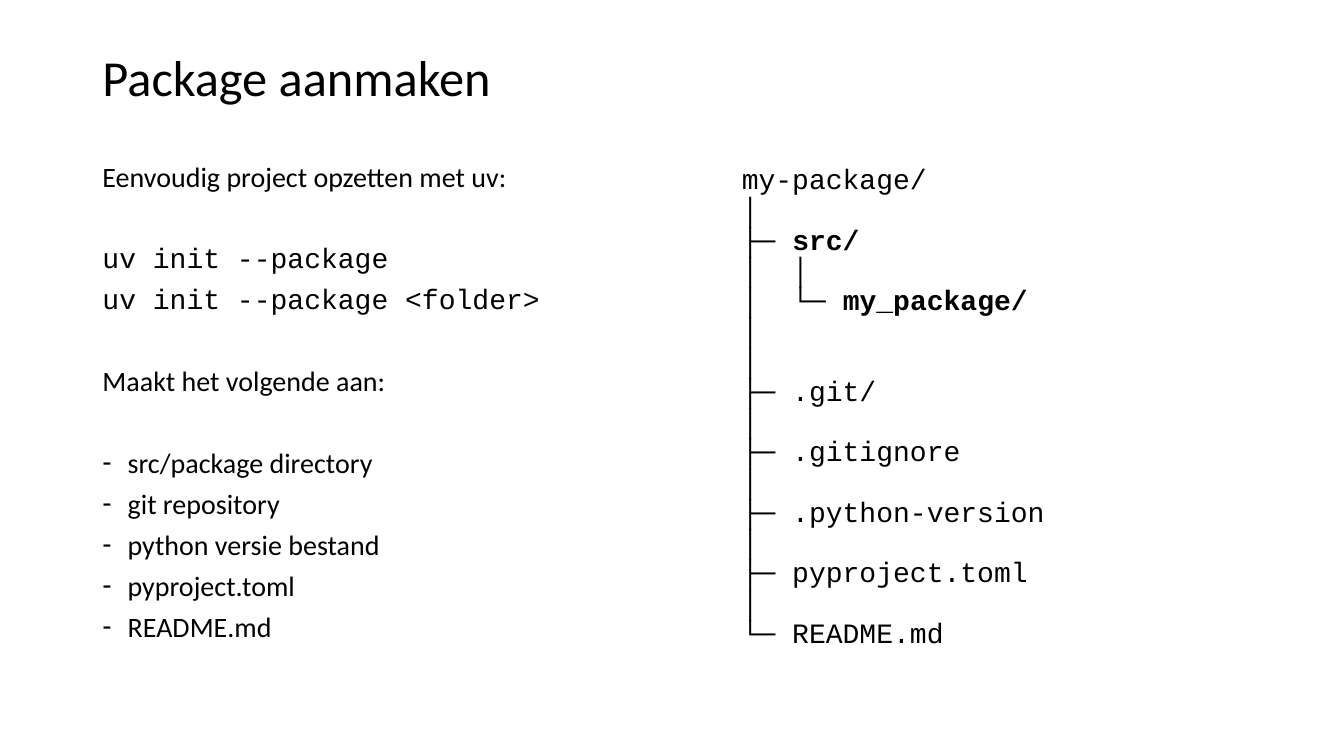
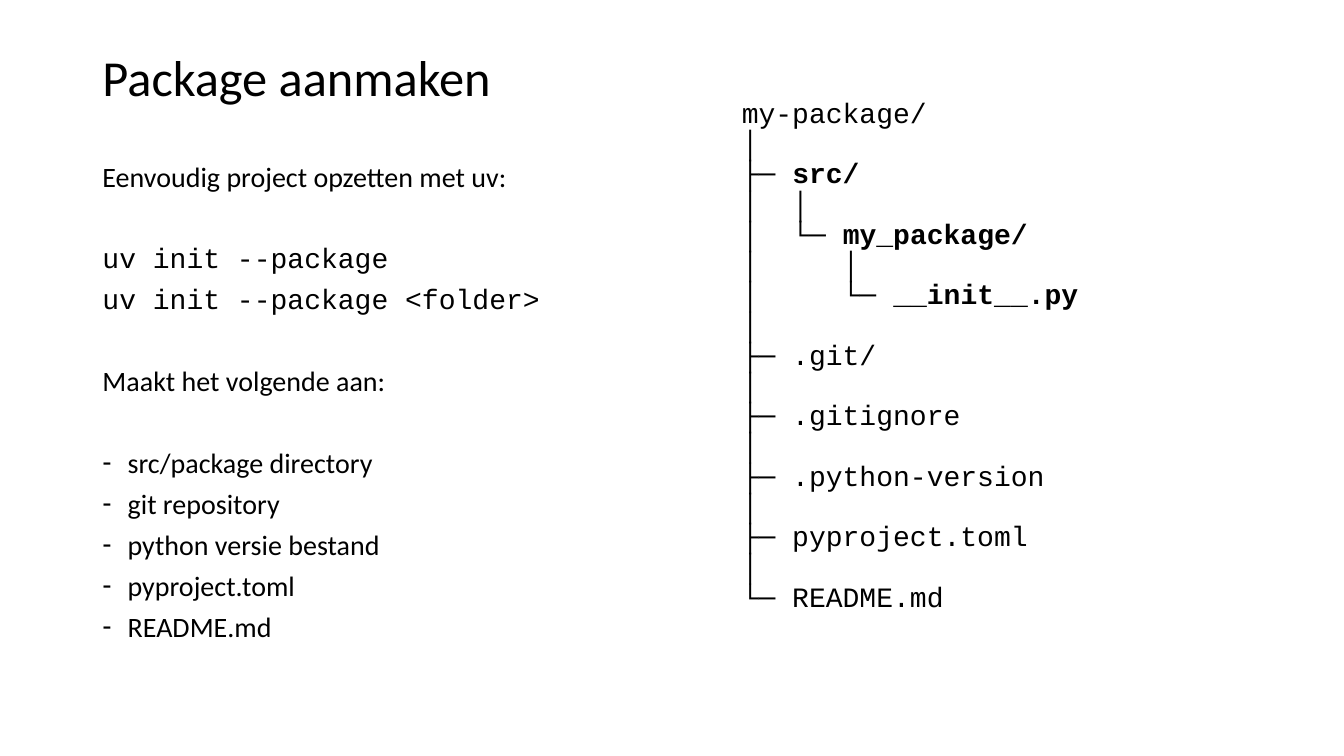
Before and after one commit to LFKoning/knowledge-sharing, a slide deck: slide 31 of python_course_4p/1_venv_package/1_venv_package.pptx. Drawn at 1344x756 pixels with LibreOffice and Linux fonts; fonts in the diff are those of the drawing. Boxes give left, top, right and bottom in pixels: in the first picture for what was removed or moved away, otherwise in the second. Text is boxed around its words. In the diff, an @@ line names an element or a change of style, - is before the commit and + after.

Commit message:
Update Python 4P parts 1 and 2

```diff
--- a/python_course_4p/1_venv_package/1_venv_package.pptx
+++ b/python_course_4p/1_venv_package/1_venv_package.pptx
@@ text "my-package/": place and size @@
-text "my-package/" at bbox=[742, 169, 1044, 644]
+text "my-package/" at bbox=[742, 103, 1078, 608]
@@ text at bbox=[893, 284, 1078, 310]: text changed; bold on @@
-│
+│ │
+│ └─ __init__.py
```
Also in this commit, not shown: 5 other slides changed, 12 slides added, 2 slides removed, 2 other files.
